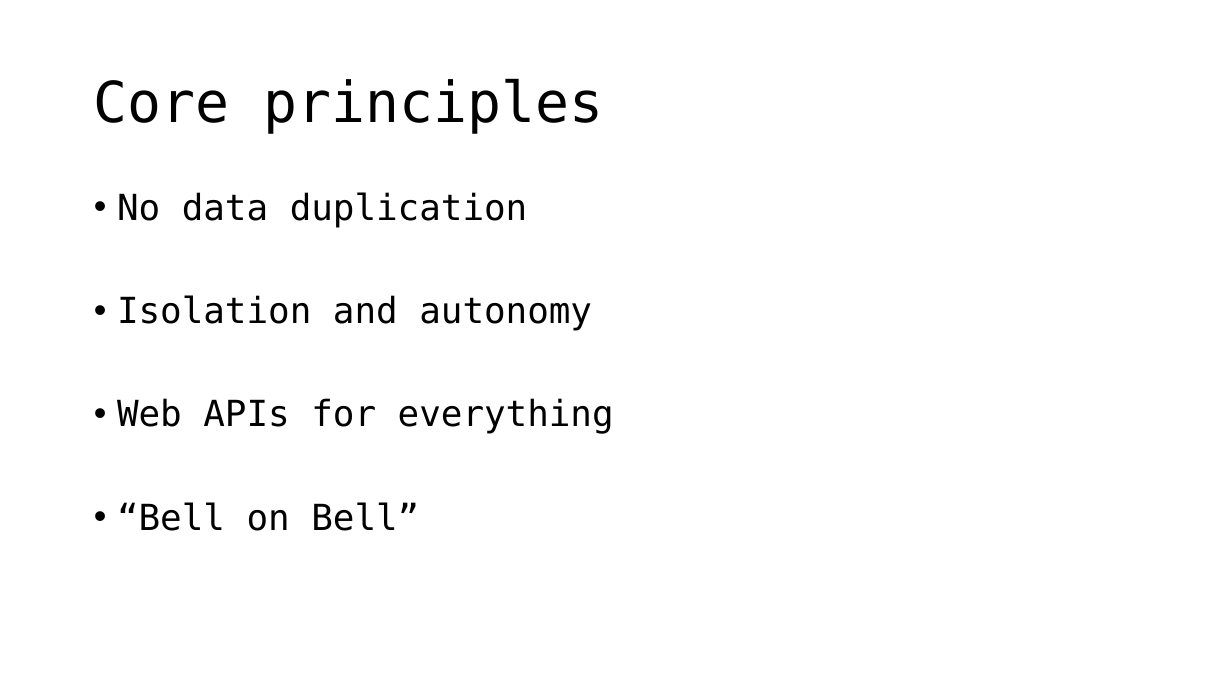
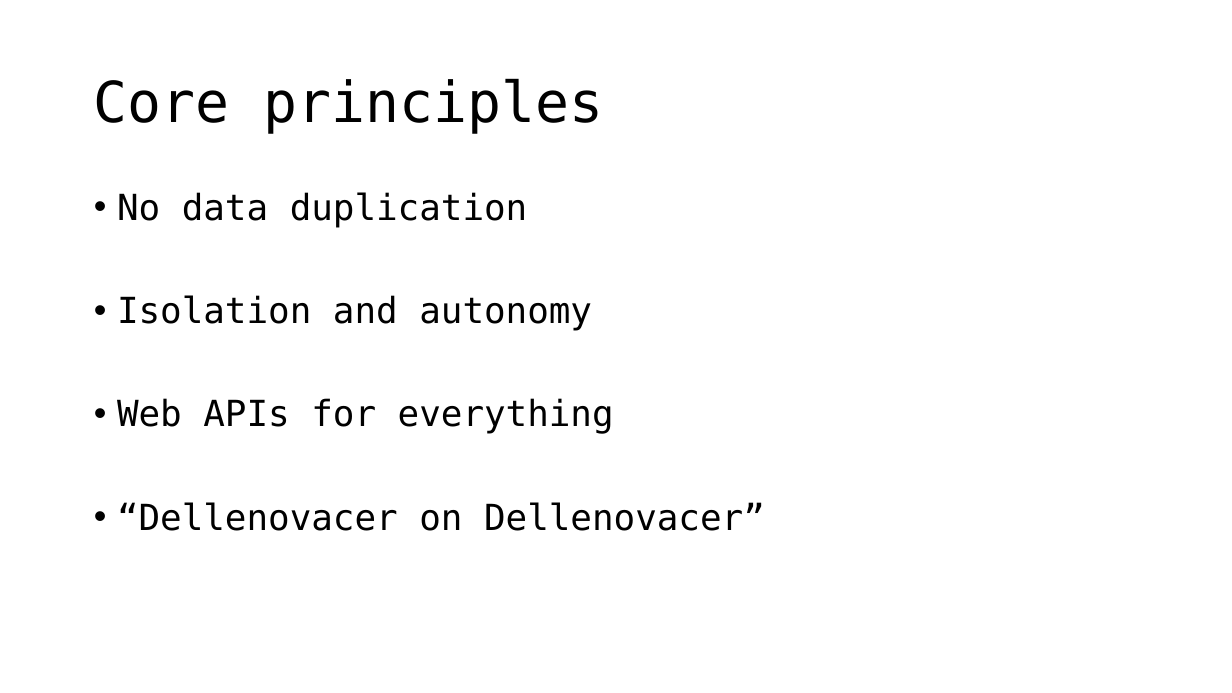
Before and after one commit to jbogard/presentations, a slide deck: slide 13 of AvoidingMicroserviceMegadisasters/AvoidingMicroserviceMegadisasters.pptx (slide 9 before the commit). Drawn at 1232x693 pixels with LibreOffice and Linux fonts; fonts in the diff are those of the drawing. Boxes give left, top, right and bottom in pixels: in the first picture for what was removed or moved away, otherwise in the second. Text is boxed around its words. In the diff, an @@ line names an element or a change of style, - is before the commit and + after.

```diff
--- a/AvoidingMicroserviceMegadisasters/AvoidingMicroserviceMegadisasters.pptx
+++ b/AvoidingMicroserviceMegadisasters/AvoidingMicroserviceMegadisasters.pptx
@@ text at bbox=[117, 502, 765, 531]: text changed @@
-• “Bell on Bell”
+• “Dellenovacer on Dellenovacer”
```
Also in this commit, not shown: 10 other slides changed, 13 slides added, 1 slide removed, 4 other files.
